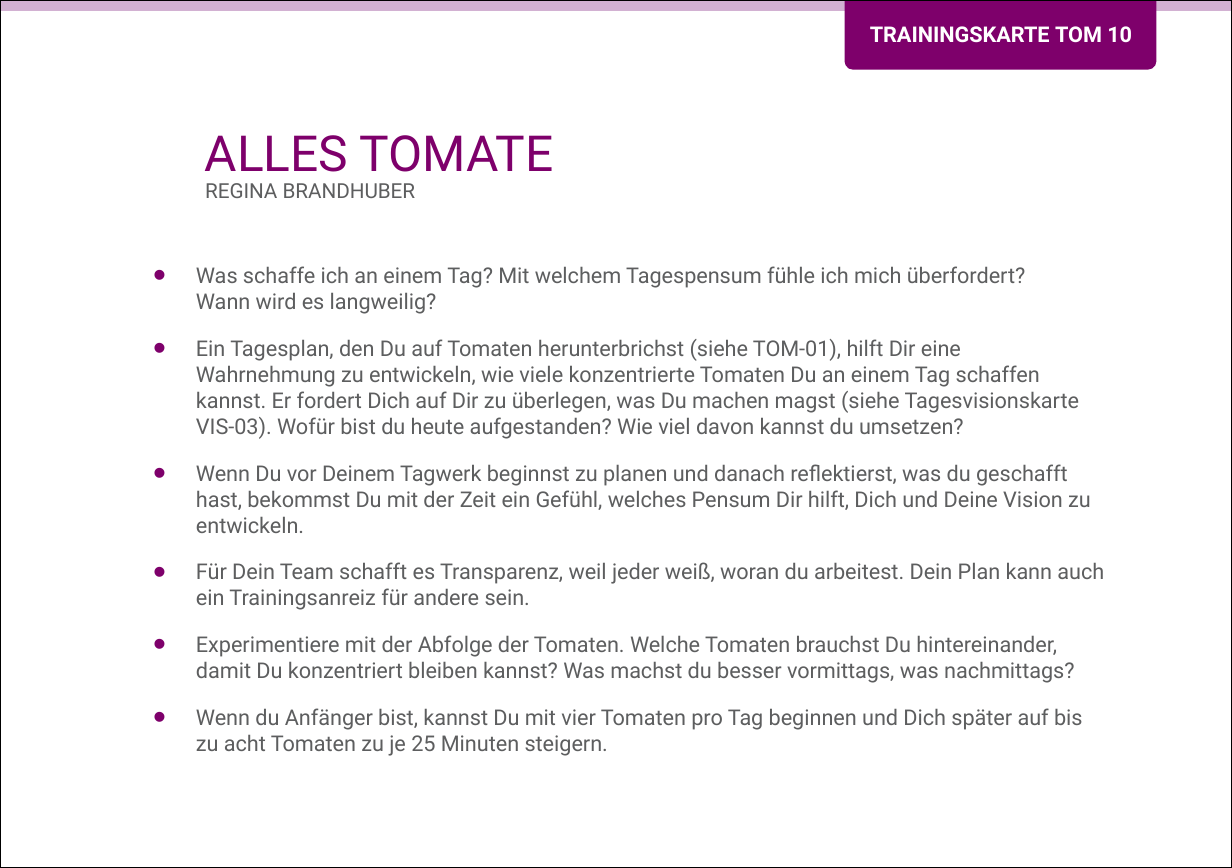
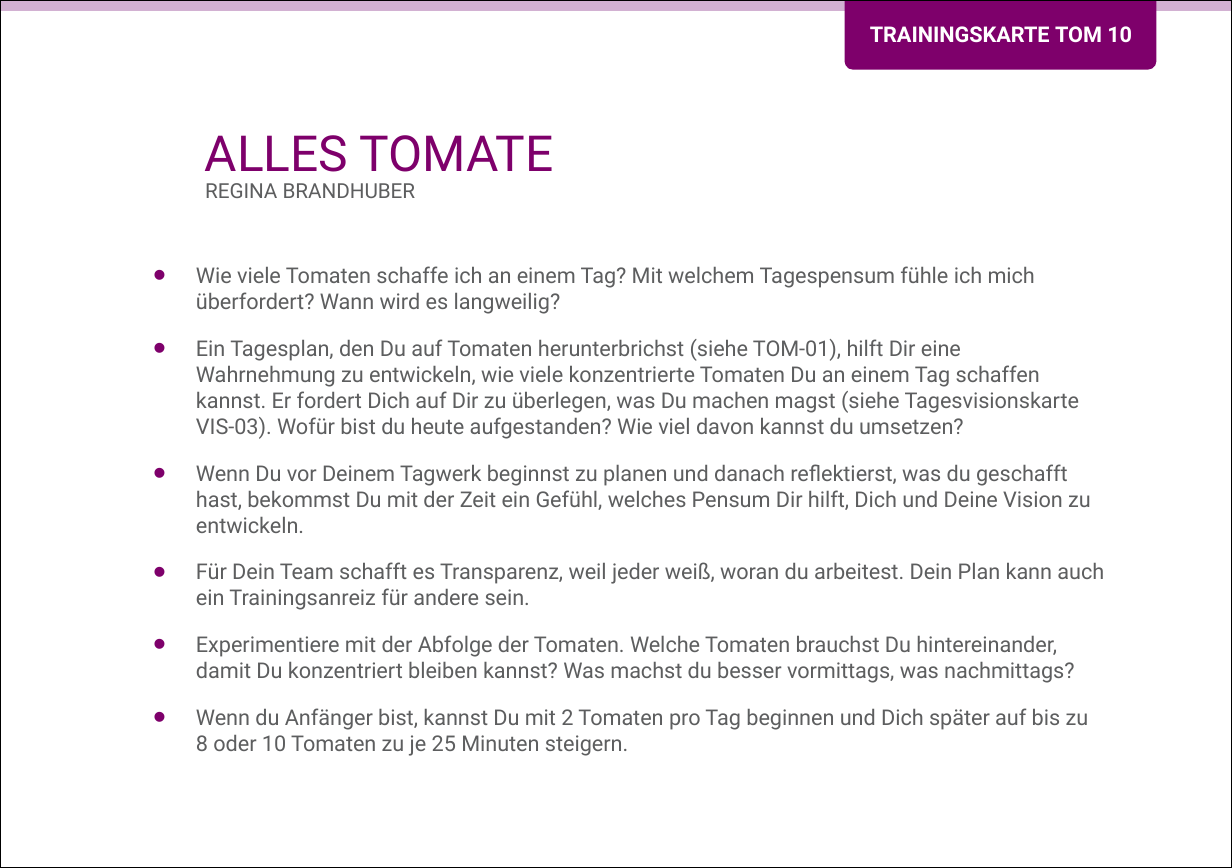
Before and after one commit to Teamtool/training-materials, a slide deck: slide 1 of music moves/Tomatoes (TOM)/ger/apprentice/ger_TOM_10_Alles_Tomate_MM_A.pptx. Drawn at 1232x868 pixels with LibreOffice and Linux fonts; fonts in the diff are those of the drawing; background and template pictures are left out. Boxes give left, top, right and bottom in pixels: in the first picture for what was removed or moved away, otherwise in the second. Text is boxed around its words. In the diff, an @@ line names an element or a change of style, - is before the commit and + after.

```diff
--- a/music moves/Tomatoes (TOM)/ger/apprentice/ger_TOM_10_Alles_Tomate_MM_A.pptx
+++ b/music moves/Tomatoes (TOM)/ger/apprentice/ger_TOM_10_Alles_Tomate_MM_A.pptx
@@ text at box(196, 266, 1035, 314): text changed @@
-• Was schaffe ich an einem Tag? Mit welchem Tagespensum fühle ich mich überfordert?
-  Wann wird es langweilig?
+• Wie viele Tomaten schaffe ich an einem Tag? Mit welchem Tagespensum fühle ich mich überfordert? Wann wird es langweilig?
@@ text at box(196, 708, 1089, 756): text changed @@
-• Wenn du Anfänger bist, kannst Du mit vier Tomaten pro Tag beginnen und Dich später auf bis zu acht Tomaten zu je 25 Minuten steigern.
+• Wenn du Anfänger bist, kannst Du mit 2 Tomaten pro Tag beginnen und Dich später auf bis zu 8 oder 10 Tomaten zu je 25 Minuten steigern.
```
Also in this commit, not shown: 1 other slide changed, 1 other file.
